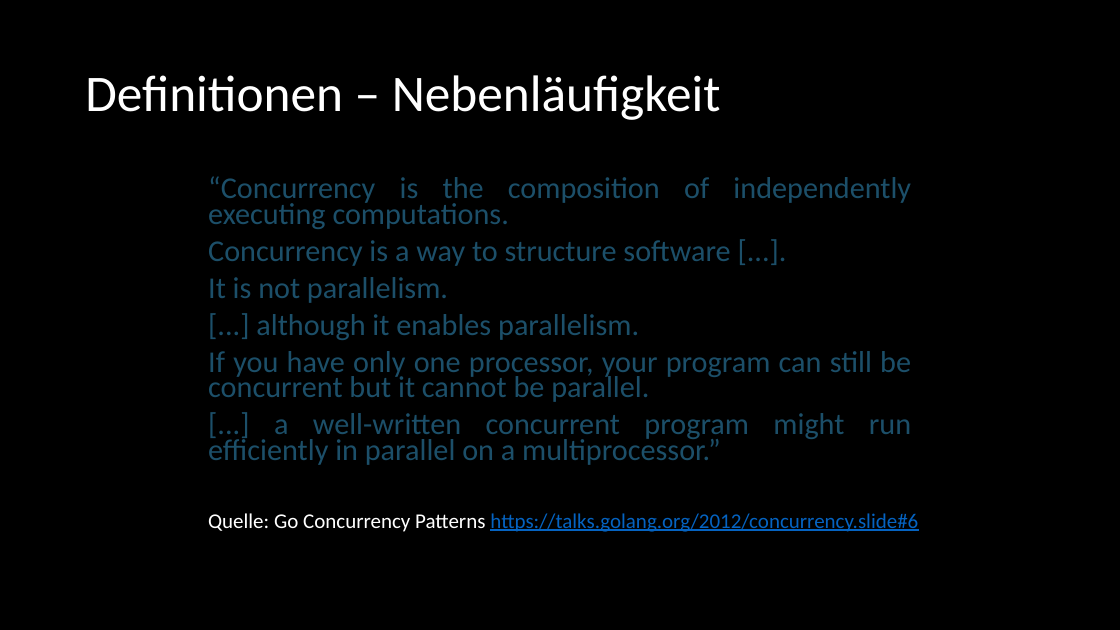
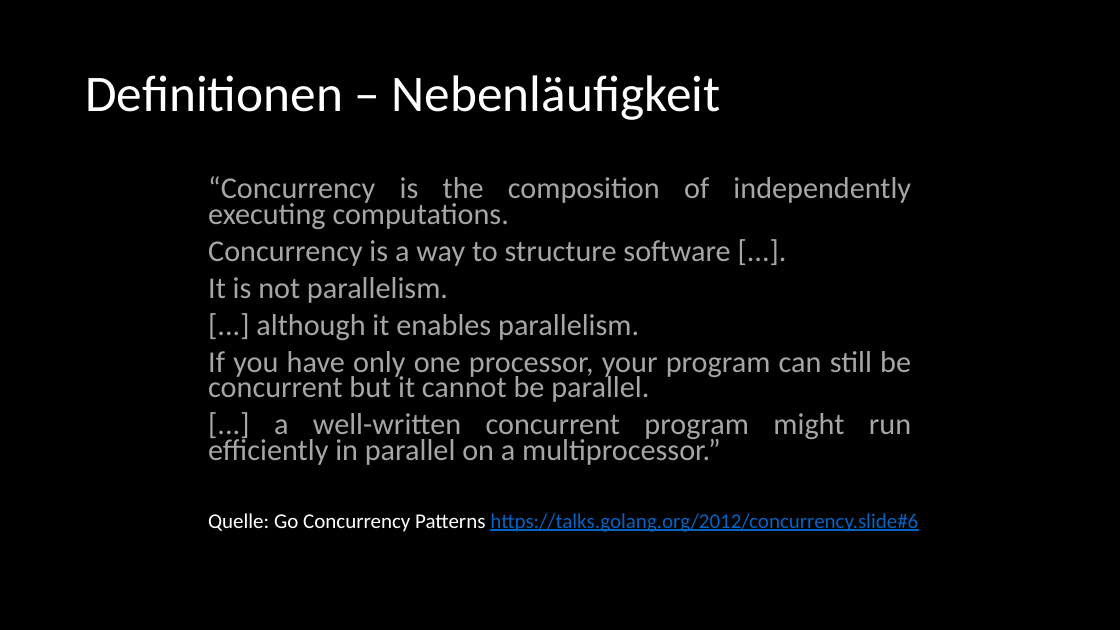
Before and after one commit to twobiers/webtech-workshop-js-async, a slide deck: slide 5 of slides/Presentation.pptx (slide 3 before the commit). Drawn at 1120x630 pixels with LibreOffice and Linux fonts; fonts in the diff are those of the drawing. Boxes give left, top, right and bottom in pixels: in the first picture for what was removed or moved away, otherwise in the second. Text is boxed around its words. In the diff, an @@ line names an element or a change of style, - is before the commit and + after.

```diff
--- a/slides/Presentation.pptx
+++ b/slides/Presentation.pptx
@@ text "“Concurrency is the composition of ..." at box(208, 176, 911, 465): text colour #1C4F69 to #A6A6A6 @@
```
Also in this commit, not shown: 5 other slides changed, 12 slides added, 6 other files.
